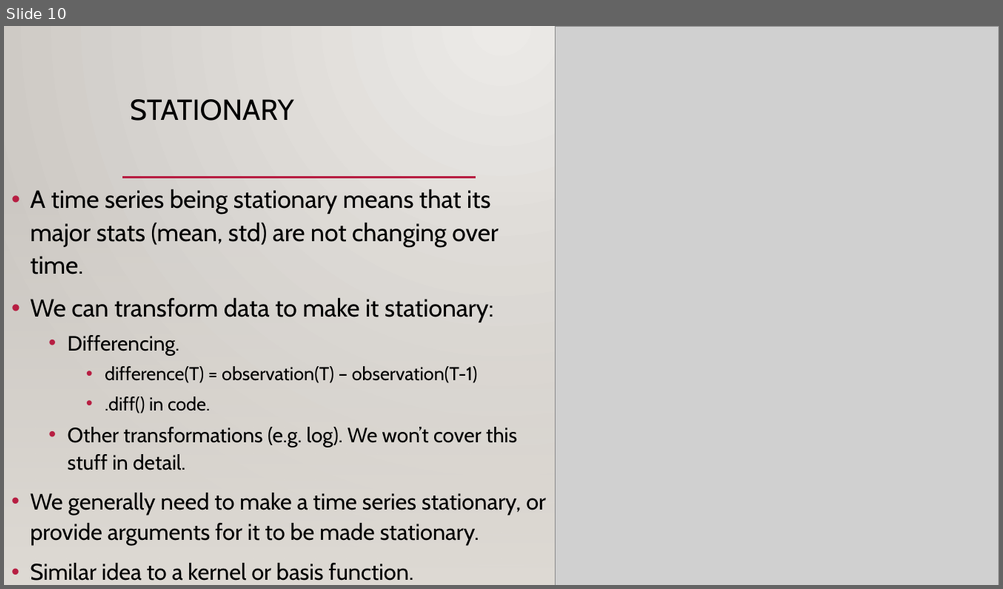
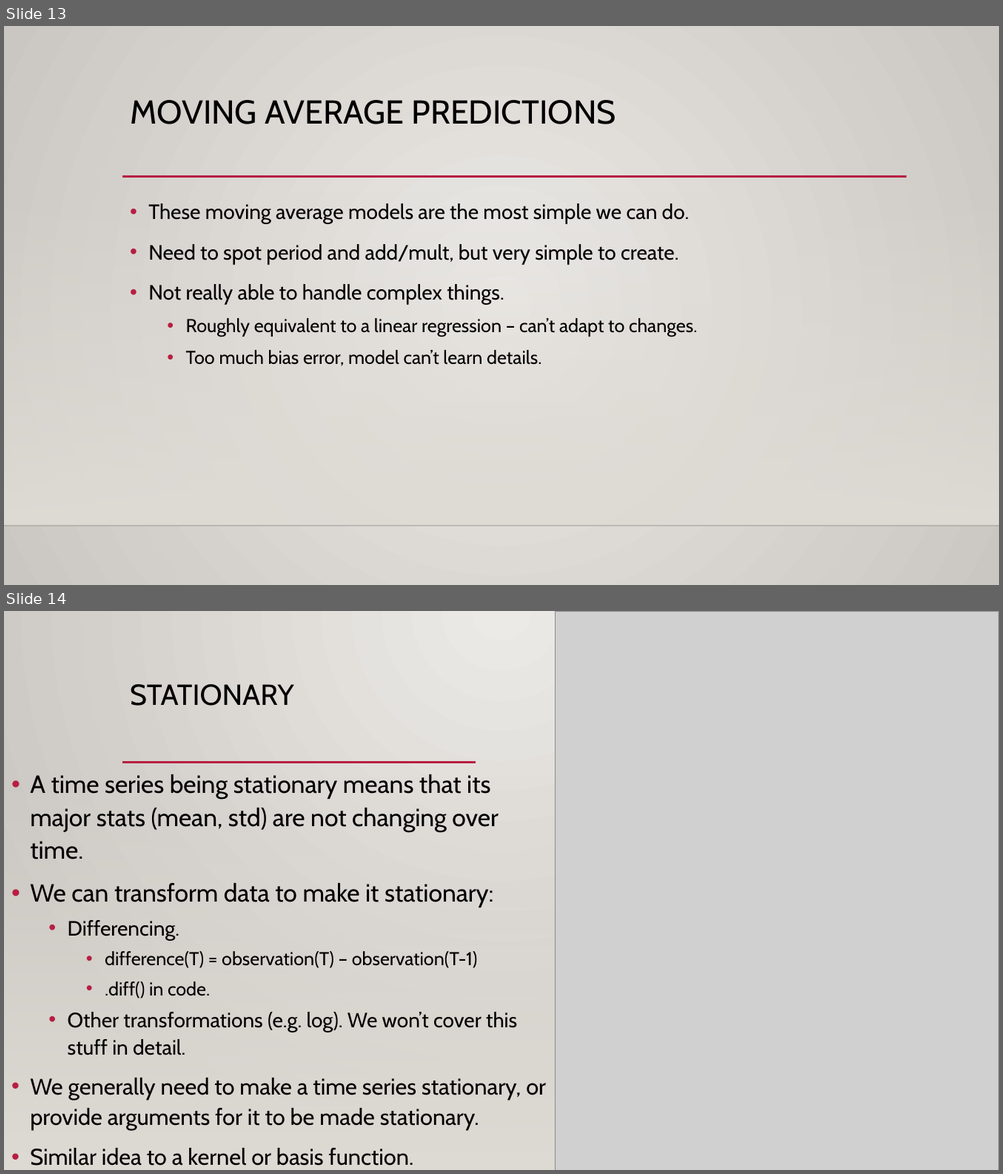
Before and after one commit to AkeemSemperDataScience/Intro_to_Machine_Learning_Students, a slide deck: reference_content/Slides/TimeSeries.pptx. Shown one above the other, each under a label of ours: slide 10 before the commit, slides 13 and 14 after it. The pictures are 1003x589 and 1003x1174 pixels, drawn with LibreOffice and Linux fonts; fonts in the diff are those of the drawing; grey boxes stand for pictures; background and template pictures are left out. Boxes give left, top, right and bottom in pixels: in the first picture for what was removed or moved away, otherwise in the second. Text is boxed around its words. In the diff, an @@ line names an element or a change of style, - is before the commit and + after.

```diff
--- a/reference_content/Slides/TimeSeries.pptx
+++ b/reference_content/Slides/TimeSeries.pptx
@@ slide 13 added at bbox=[4, 26, 999, 585], background gradient #ECEAE7 to #CAC7C1; not listed: 3 template elements that a slide beside it also shows @@
@@ title added at bbox=[130, 100, 615, 124], 32 pt, text #000000 @@
+MOVING AVERAGE PREDICTIONS
@@ text added at bbox=[148, 204, 697, 366], 20 pt, text #000000 @@
+• These moving average models are the most simple we can do.
+• Need to spot period and add/mult, but very simple to create.
+• Not really able to handle complex things.
+  • Roughly equivalent to a linear regression – can’t adapt to changes.
+  • Too much bias error, model can’t learn details.
@@ what was slide 10 is now slide 14 @@
```
Also in this commit, not shown: 8 slides changed, 8 other slides added, 58 other files.
